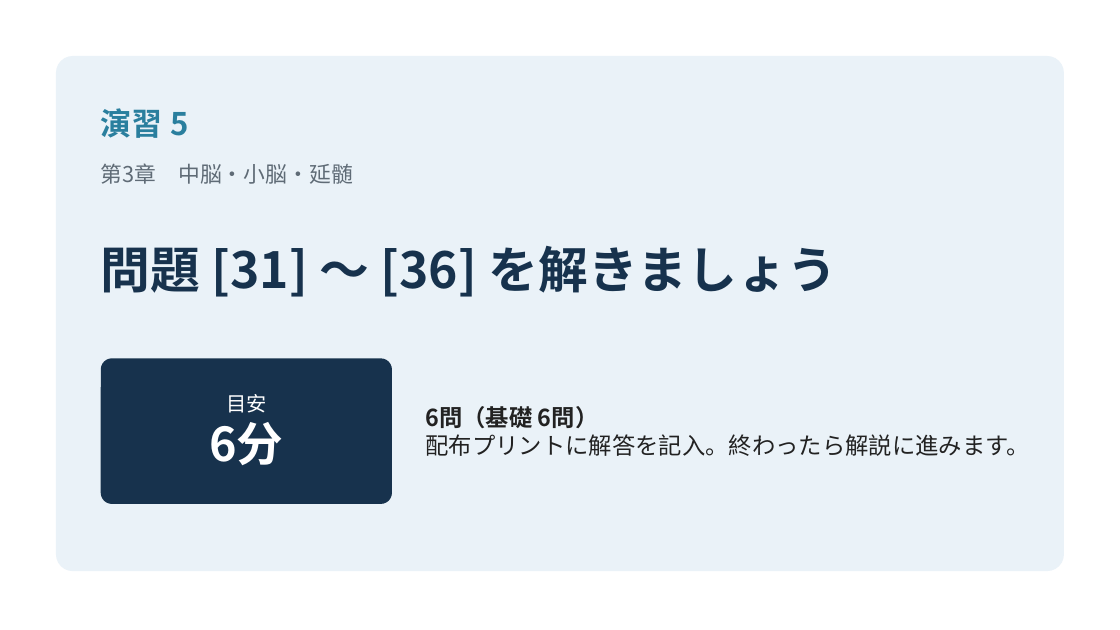
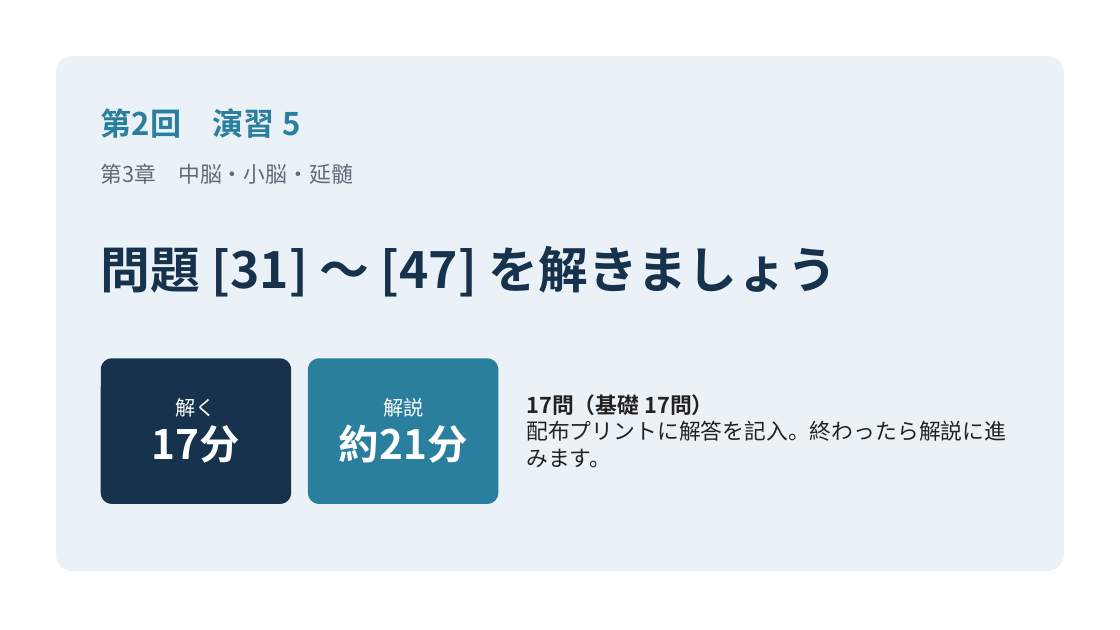
Before and after one commit to snowlife0211-pixel/bookish-fishstick, a slide deck: slide 82 of materials/神経系 総合演習_解説（統合版）.pptx (slide 80 before the commit). Drawn at 1120x630 pixels with LibreOffice and Linux fonts; fonts in the diff are those of the drawing. Boxes give left, top, right and bottom in pixels: in the first picture for what was removed or moved away, otherwise in the second. Text is boxed around its words. In the diff, an @@ line names an element or a change of style, - is before the commit and + after.

```diff
--- a/materials/神経系 総合演習_解説（統合版）.pptx
+++ b/materials/神経系 総合演習_解説（統合版）.pptx
@@ text at [101, 108, 300, 138]: text changed @@
-演習 5
+第2回 演習 5
@@ text at [101, 246, 838, 297]: text changed @@
-問題 [31] 〜 [36] を解きましょう
+問題 [31] 〜 [47] を解きましょう
@@ rounded rectangle: place and size @@
-rounded rectangle at [101, 358, 392, 504]
+rounded rectangle at [101, 358, 291, 504]
@@ rounded rectangle added at [308, 358, 498, 504], fill #2A7F9E @@
@@ text "17問（基礎 17問）": place and size @@
-text "17問（基礎 17問）" at [426, 406, 1030, 456]
+text "17問（基礎 17問）" at [526, 394, 1006, 468]
@@ text at [152, 398, 240, 463]: text changed; size 13 to 26 pt; bold on @@
-目安
-6分
+解く
+17分
@@ text added at [339, 398, 468, 463], 26 pt, text #FFFFFF, bold @@
+解説
+約21分
@@ text at [526, 394, 713, 415]: text changed; size 15 to 14 pt @@
-6問（基礎 6問）
+17問（基礎 17問）
@@ text at [526, 420, 1006, 468]: size 15 to 14 pt in "配布プリントに解答を記入。終わったら解説に進みます。" @@
```
Also in this commit, not shown: 10 other slides changed, 3 slides added, 1 slide removed, 6 other files.
